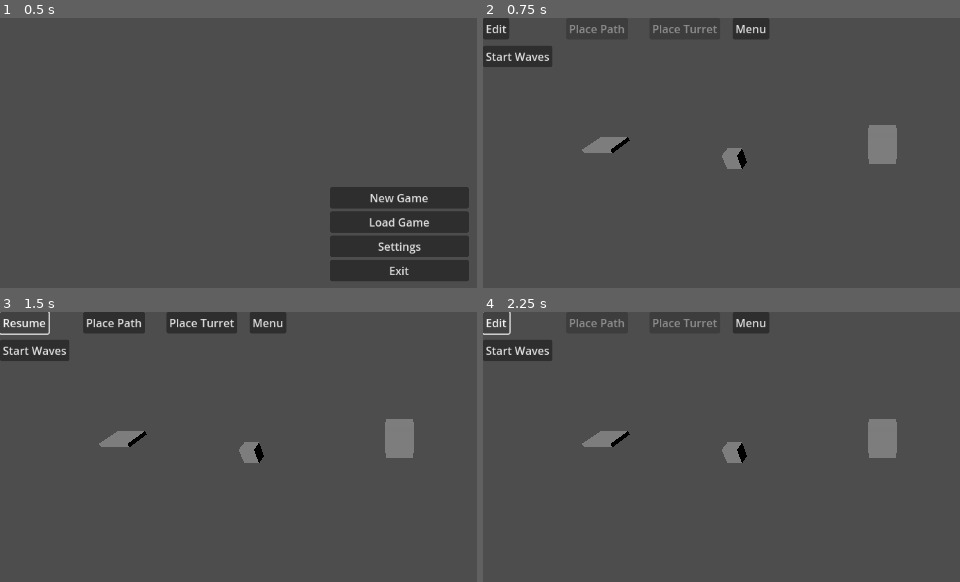
Above: before the commit, frames 1-4 (two rows, left to right).
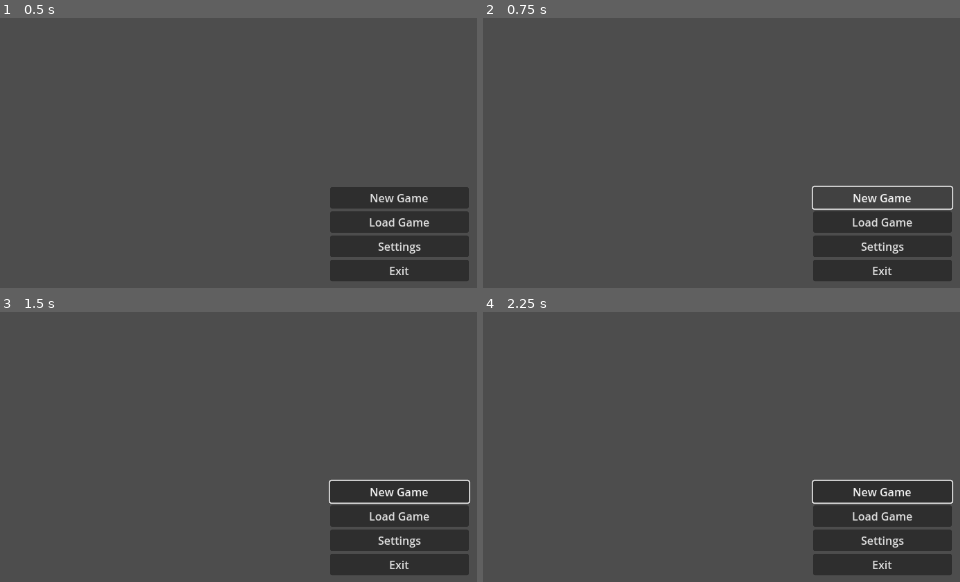
Above: after the commit, the same moments.

Repository: potatozepp/GPT-Test
Game: Godot game, scene res://main.tscn
The game is run twice, just before and just after one commit, with the same random seed, the same clock (stepped at 60 frames per second) and the same inputs.
Inputs (mouse positions are in pixels of both pictures, inside the frame that each line leads up to):
- Up to frame 1 (0.5 s): no input
- Up to frame 2 (0.75 s): click "New Game" at 0.5 s
- Up to frame 3 (1.5 s): click (14, 322) at 1.25 s, where only the run before the commit has a clickable "Edit"
- Up to frame 4 (2.25 s): click (506, 322) at 2 s, where only the run before the commit has a clickable "Resume"

Frame 1 is identical in both runs. In frame 2, 11% of the frame differs, in the area x 0-99%, y 0-98%; in frame 3, 15%; in frame 4, 13%.
Error after the commit: Parse Error: Used space character for indentation instead of tab as used before in the file. (res://main.gd:154)

Commit message:
Center selection panel and add move mode

Diff:
--- a/main.gd
+++ b/main.gd
@@ -45,6 +45,7 @@
 var preview_tower
 var selected_node: Node3D
 var original_material: Material
+var moving_node: Node3D
 
 func in_bounds(pos: Vector3) -> bool:
 	return pos.x >= MIN_X and pos.x <= MAX_X and pos.z >= MIN_Z and pos.z <= MAX_Z
@@ -151,21 +152,22 @@
 	get_tree().quit()
 
 func toggle_edit() -> void:
-	if waves_running:
-		return
-	editing_mode = not editing_mode
-	edit_button.text = "Resume" if editing_mode else "Edit"
-	if not editing_mode:
-		placement_mode = ""
-		preview_path.hide()
-		preview_tower.hide()
-		path_button.text = "Place Path"
-		turret_button.text = "Place Turret"
-	path_button.disabled = not editing_mode
-	turret_button.disabled = not editing_mode
-	var enemies = get_tree().get_nodes_in_group("enemies")
-	for e in enemies:
-		e.set_physics_process(not editing_mode)
+        if waves_running:
+                return
+        editing_mode = not editing_mode
+        edit_button.text = "Resume" if editing_mode else "Edit"
+        if not editing_mode:
+                placement_mode = ""
+                preview_path.hide()
+                preview_tower.hide()
+                path_button.text = "Place Path"
+                turret_button.text = "Place Turret"
+                clear_selection()
+        path_button.disabled = not editing_mode
+        turret_button.disabled = not editing_mode
+        var enemies = get_tree().get_nodes_in_group("enemies")
+        for e in enemies:
+                e.set_physics_process(not editing_mode)
 
 func start_waves() -> void:
 	if not game_loaded:
@@ -191,37 +193,42 @@
 		e.queue_free()
 
 func _unhandled_input(event: InputEvent) -> void:
-	if not game_loaded:
-		return
-
-	if event is InputEventKey and event.pressed and event.keycode == KEY_DELETE and selected_node and editing_mode:
-		if selected_node.is_in_group("paths"):
-			path_positions.erase(selected_node.position)
-		selected_node.queue_free()
-		clear_selection()
-		return
-
-	if event is InputEventMouseButton and event.button_index == MOUSE_BUTTON_LEFT and event.pressed:
-		var mouse_pos = event.position
-		var origin = camera.project_ray_origin(mouse_pos)
-		var dir = camera.project_ray_normal(mouse_pos)
-		var space = get_world_3d().direct_space_state
-		var query = PhysicsRayQueryParameters3D.create(origin, origin + dir * 1000)
-		var result = space.intersect_ray(query)
-		if result:
-			var node = result.collider
-			if node.is_in_group("paths") or node.is_in_group("towers"):
-				select_node(node)
-				return
-			elif node.get_parent() and (node.get_parent().is_in_group("paths") or node.get_parent().is_in_group("towers")):
-				select_node(node.get_parent())
-				return
-		clear_selection()
-		if editing_mode and placement_mode != "":
-			if placement_mode == "path":
-				add_path_segment(preview_path.position)
-			elif placement_mode == "turret":
-				place_turret(preview_tower.position)
+        if not game_loaded:
+                return
+
+        if event is InputEventKey and event.pressed and event.keycode == KEY_DELETE and selected_node and editing_mode:
+                if selected_node.is_in_group("paths"):
+                        path_positions.erase(selected_node.position)
+                selected_node.queue_free()
+                clear_selection()
+                return
+
+        if event is InputEventMouseButton and event.button_index == MOUSE_BUTTON_LEFT and event.pressed:
+                if editing_mode and placement_mode != "":
+                        if placement_mode == "path":
+                                add_path_segment(preview_path.position)
+                        elif placement_mode == "turret":
+                                place_turret(preview_tower.position)
+                        elif placement_mode == "path_move" and moving_node:
+                                move_path_segment(preview_path.position)
+                        elif placement_mode == "turret_move" and moving_node:
+                                move_turret(preview_tower.position)
+                        return
+                var mouse_pos = event.position
+                var origin = camera.project_ray_origin(mouse_pos)
+                var dir = camera.project_ray_normal(mouse_pos)
+                var space = get_world_3d().direct_space_state
+                var query = PhysicsRayQueryParameters3D.create(origin, origin + dir * 1000)
+                var result = space.intersect_ray(query)
+                if result:
+                        var node = result.collider
+                        if node.is_in_group("paths") or node.is_in_group("towers"):
+                                select_node(node)
+                                return
+                        elif node.get_parent() and (node.get_parent().is_in_group("paths") or node.get_parent().is_in_group("towers")):
+                                select_node(node.get_parent())
+                                return
+                clear_selection()
 
 func add_path_segment(pos: Vector3) -> void:
 	pos.y = 0
@@ -258,8 +265,45 @@
 			return
 	var t = TowerScene.instantiate()
 	t.position = pos
-	t.add_to_group("towers")
-	add_child(t)
+        t.add_to_group("towers")
+        add_child(t)
+
+func move_turret(pos: Vector3) -> void:
+        if not moving_node:
+                return
+        pos.y = 0
+        if not in_bounds(pos):
+                return
+        for n in get_tree().get_nodes_in_group("paths"):
+                if intersects(pos, TOWER_HALF + Vector2(TOWER_PATH_PADDING, TOWER_PATH_PADDING), n.position, PATH_HALF):
+                        return
+        for tt in get_tree().get_nodes_in_group("towers"):
+                if tt != moving_node and intersects(pos, TOWER_HALF, tt.position, TOWER_HALF):
+                        return
+        moving_node.position = pos
+        moving_node = null
+        placement_mode = ""
+        preview_tower.hide()
+
+func move_path_segment(pos: Vector3) -> void:
+        if not moving_node:
+                return
+        pos.y = 0
+        if not in_bounds(pos):
+                return
+        for n in get_tree().get_nodes_in_group("paths"):
+                if n != moving_node and intersects(pos, PATH_HALF, n.position, PATH_HALF):
+                        return
+        for t in get_tree().get_nodes_in_group("towers"):
+                if intersects(pos, PATH_HALF, t.position, TOWER_HALF):
+                        return
+        var idx = path_positions.find(moving_node.position)
+        if idx != -1:
+                path_positions[idx] = pos
+        moving_node.position = pos
+        moving_node = null
+        placement_mode = ""
+        preview_path.hide()
 
 func select_node(node: Node3D) -> void:
 	clear_selection()
@@ -280,16 +324,16 @@
 		upgrade_button.hide()
 		move_button.show()
 		delete_button.show()
-	selection_panel.show()
+        selection_panel.show()
 
 func clear_selection() -> void:
-	if selected_node:
-		var mesh = selected_node.get_node_or_null("Mesh") as MeshInstance3D
-		if mesh and original_material:
-			mesh.set_surface_override_material(0, original_material)
-	selected_node = null
-	original_material = null
-	selection_panel.hide()
+        if selected_node:
+                var mesh = selected_node.get_node_or_null("Mesh") as MeshInstance3D
+                if mesh and original_material:
+                        mesh.set_surface_override_material(0, original_material)
+        selected_node = null
+        original_material = null
+        selection_panel.hide()
 
 func _on_sell_pressed() -> void:
 	if selected_node and selected_node.is_in_group("towers"):
@@ -301,7 +345,20 @@
 		print("Upgrade not implemented")
 
 func _on_move_pressed() -> void:
-	print("Move not implemented")
+        if not selected_node:
+                return
+        moving_node = selected_node
+        if selected_node.is_in_group("paths"):
+                placement_mode = "path_move"
+                preview_path.position = selected_node.position
+                preview_path.show()
+                preview_tower.hide()
+        elif selected_node.is_in_group("towers"):
+                placement_mode = "turret_move"
+                preview_tower.position = selected_node.position
+                preview_tower.show()
+                preview_path.hide()
+        clear_selection()
 
 func _on_delete_pressed() -> void:
 	if selected_node and selected_node.is_in_group("paths"):
@@ -334,43 +391,45 @@
 	pos = pos.snapped(Vector3.ONE)
 	pos.x = clamp(pos.x, MIN_X, MAX_X)
 	pos.z = clamp(pos.z, MIN_Z, MAX_Z)
-	if placement_mode == "path":
-		preview_path.position = pos
-		preview_path.show()
-		preview_tower.hide()
-	elif placement_mode == "turret":
-		preview_tower.position = pos
-		preview_tower.show()
-		preview_path.hide()
-	else:
-		preview_path.hide()
-		preview_tower.hide()
+        if placement_mode == "path" or placement_mode == "path_move":
+                preview_path.position = pos
+                preview_path.show()
+                preview_tower.hide()
+        elif placement_mode == "turret" or placement_mode == "turret_move":
+                preview_tower.position = pos
+                preview_tower.show()
+                preview_path.hide()
+        else:
+                preview_path.hide()
+                preview_tower.hide()
 
 func set_mode_path() -> void:
-	if placement_mode == "path":
-		placement_mode = ""
-		preview_path.hide()
-		path_button.text = "Place Path"
-	else:
-		placement_mode = "path"
-		path_button.text = "Cancel"
-		turret_button.text = "Place Turret"
-		preview_tower.hide()
-		if editing_mode:
-			preview_path.show()
+        if placement_mode == "path":
+                placement_mode = ""
+                preview_path.hide()
+                path_button.text = "Place Path"
+        else:
+                placement_mode = "path"
+                path_button.text = "Cancel"
+                turret_button.text = "Place Turret"
+                preview_tower.hide()
+                if editing_mode:
+                        preview_path.show()
+                clear_selection()
 
 func set_mode_turret() -> void:
-	if placement_mode == "turret":
-		placement_mode = ""
-		preview_tower.hide()
-		turret_button.text = "Place Turret"
-	else:
-		placement_mode = "turret"
-		turret_button.text = "Cancel"
-		path_button.text = "Place Path"
-		preview_path.hide()
-		if editing_mode:
-			preview_tower.show()
+        if placement_mode == "turret":
+                placement_mode = ""
+                preview_tower.hide()
+                turret_button.text = "Place Turret"
+        else:
+                placement_mode = "turret"
+                turret_button.text = "Cancel"
+                path_button.text = "Place Path"
+                preview_path.hide()
+                if editing_mode:
+                        preview_tower.show()
+                clear_selection()
 
 func _on_menu_pressed() -> void:
 	get_tree().reload_current_scene()
--- a/main.tscn
+++ b/main.tscn
@@ -83,15 +83,27 @@
 layout_mode = 2
 text = "Back"
 
-[node name="SelectionPanel" type="Control" parent="CanvasLayer"]
+[node name="SelectionPanel" type="ColorRect" parent="CanvasLayer"]
 visible = false
 layout_mode = 3
-anchors_preset = 0
-offset_right = 120.0
-offset_bottom = 120.0
+anchor_left = 0.5
+anchor_top = 0.5
+anchor_right = 0.5
+anchor_bottom = 0.5
+offset_left = -60.0
+offset_top = -60.0
+offset_right = 60.0
+offset_bottom = 60.0
+color = Color(0, 0, 0, 0.4)
 
 [node name="VBoxContainer" type="VBoxContainer" parent="CanvasLayer/SelectionPanel"]
-layout_mode = 0
+layout_mode = 3
+anchors_preset = 15
+anchor_right = 1.0
+anchor_bottom = 1.0
+grow_horizontal = 2
+grow_vertical = 2
+alignment = 1
 
 [node name="SellButton" type="Button" parent="CanvasLayer/SelectionPanel/VBoxContainer"]
 layout_mode = 2
